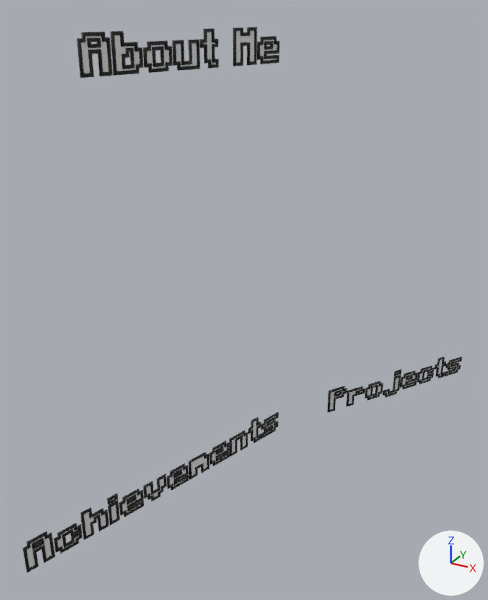
Two versions of the glTF model public/Labels.glb, one commit apart.
The view is the same before and after, from a 50 mm lens placed at (0.59, -2.1, 4.64), pointed at (-0.76, 0.35, 3.41). The axes (+X, +Y, +Z) are drawn at lower right. The lights are the same throughout. The picture after the commit comes second. Where no turn or scale is listed for an object, it has been applied to the vertices.

In view in the first picture: 'Text.001', 'Text.002', 'Text.004'.
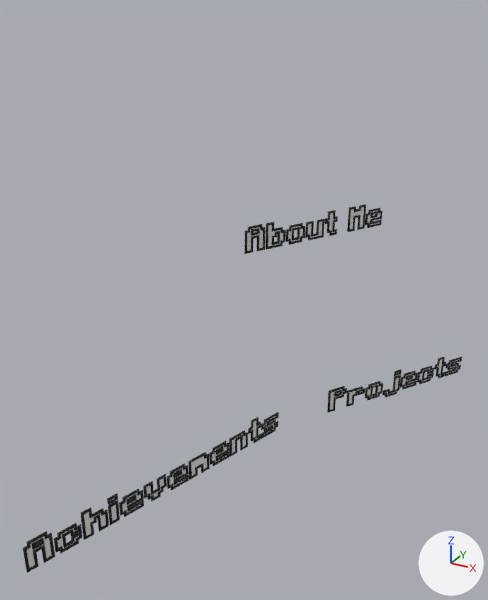
Changed parts and their boxes (x1, y1, x2, y2) in the pictures (488 x 600 px):
'Text.004', moved, turned, rescaled: before (77, 27, 280, 78); after (245, 204, 383, 254)

The change, as a diff of the scene's bpy script:
```diff
--- a/public/Labels.glb.py
+++ b/public/Labels.glb.py
@@ ob_text_004 @@
 ob_text_004 = bpy.data.objects.new('Text.004', me_text_006)
-ob_text_004.location = (-0.866, 0.14, 4.416)
-ob_text_004.rotation_euler = (1.571, 0.0, 1.235)  # degrees (90, 0, 71)
-ob_text_004.scale = (0.164, 0.164, 0.164)
+ob_text_004.location = (-0.838, 1.384, 3.395)
+ob_text_004.rotation_euler = (1.571, 0.0, 1.063)  # degrees (90, 0, 61)
+ob_text_004.scale = (0.176, 0.176, 0.176)
```
